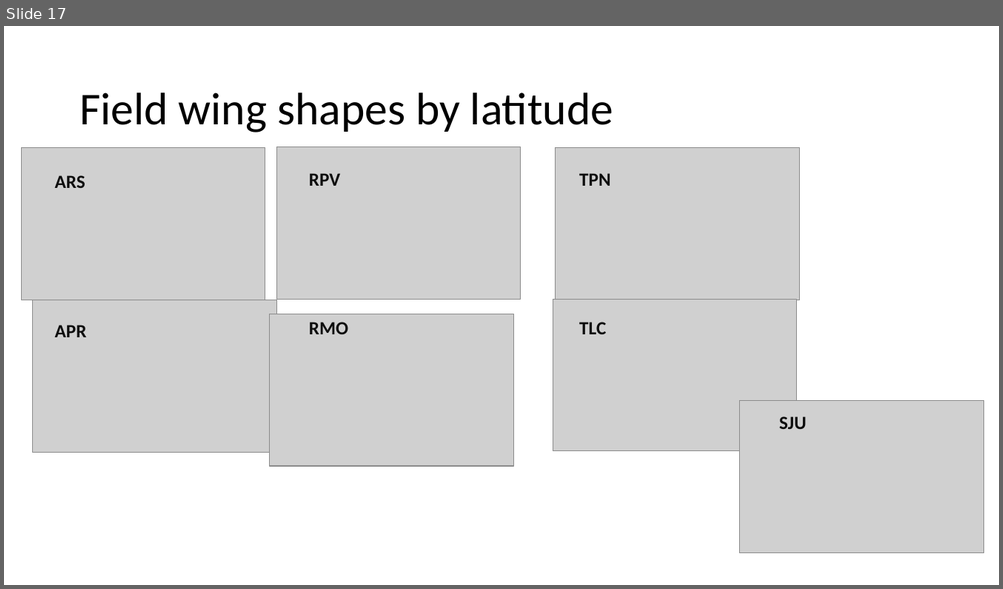
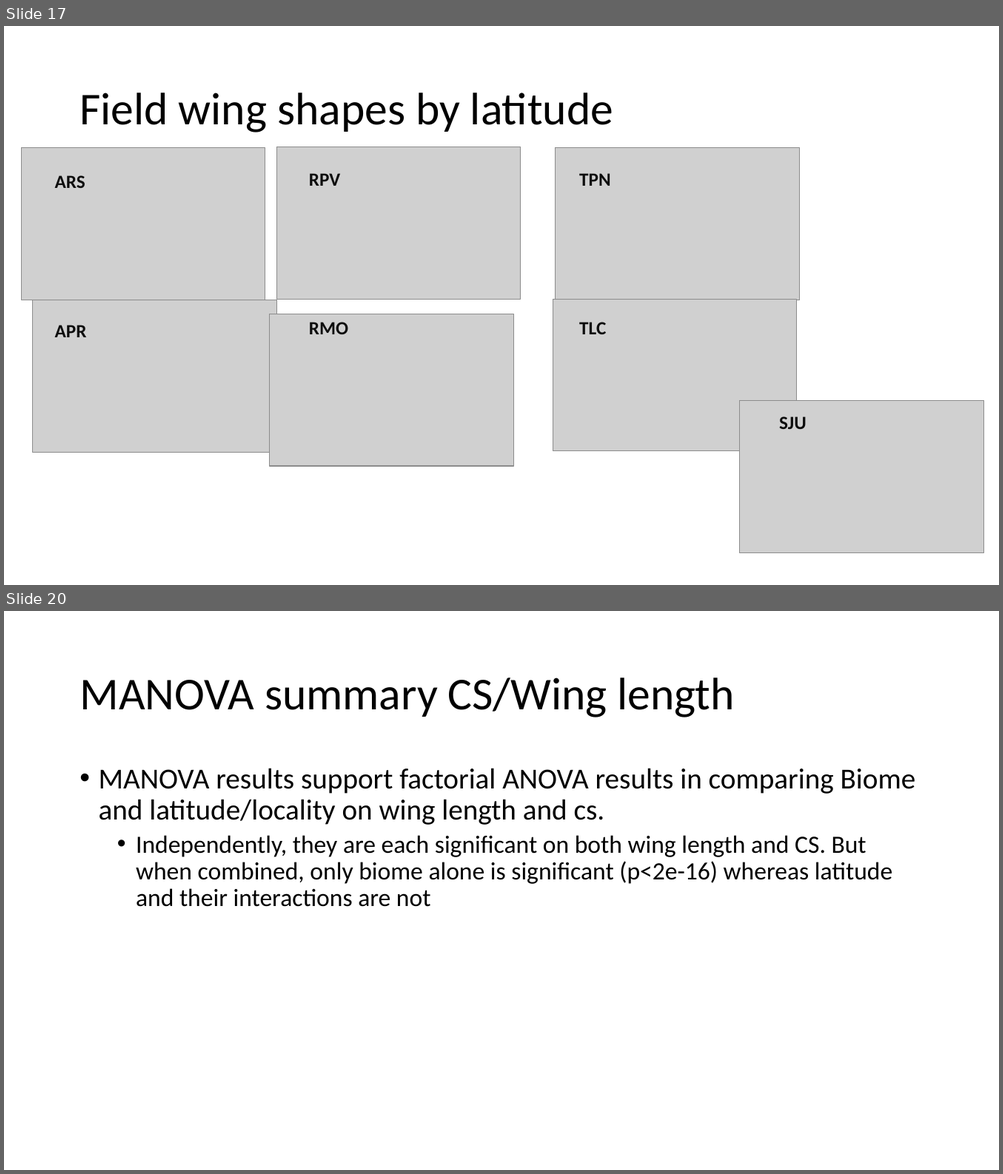
Before and after one commit to Virchu/wingproj, a slide deck: Gomez analysis plan/2017_11_11 Brazil Field An darlingi results.pptx. Shown one above the other, each under a label of ours: slide 17 before the commit, slides 17 and 20 after it; the slides between them are not shown. The pictures are 1003x589 and 1003x1174 pixels, drawn with LibreOffice and Linux fonts; fonts in the diff are those of the drawing; grey boxes stand for pictures. Boxes give left, top, right and bottom in pixels: in the first picture for what was removed or moved away, otherwise in the second. Text is boxed around its words. In the diff, an @@ line names an element or a change of style, - is before the commit and + after.

Commit message:
Updated wing results for field
Sent to Giovan, still need to figure out shape

```diff
--- a/Gomez analysis plan/2017_11_11 Brazil Field An darlingi results.pptx
+++ b/Gomez analysis plan/2017_11_11 Brazil Field An darlingi results.pptx
@@ slide 20 added at [4,611,999,1170], background #FFFFFF @@
@@ title added at [79,678,734,718], 44 pt, text #000000 @@
+MANOVA summary CS/Wing length
@@ text added at [99,768,916,907], 24 pt, text #000000 @@
+• MANOVA results support factorial ANOVA results in comparing Biome and latitude/locality on wing length and cs.
+  • Independently, they are each significant on both wing length and CS. But when combined, only biome alone is significant (p<2e-16) whereas latitude and their interactions are not
```
Also in this commit, not shown: 4 slides changed, 1 other slide added, 2 other files.
